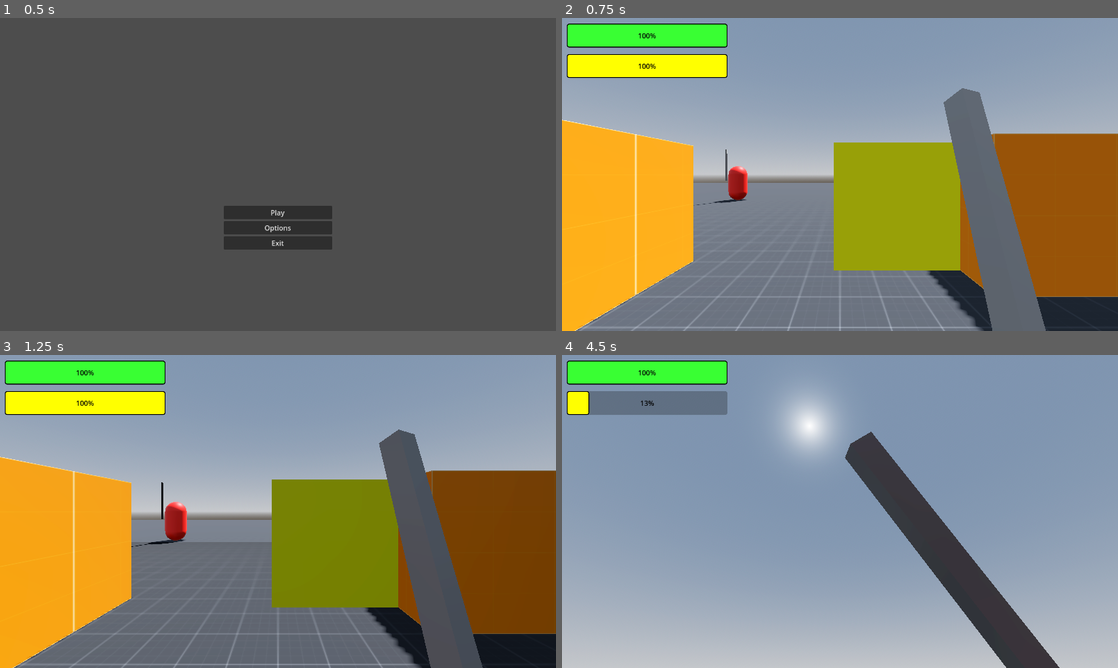
Above: before the commit, frames 1-4 (two rows, left to right).
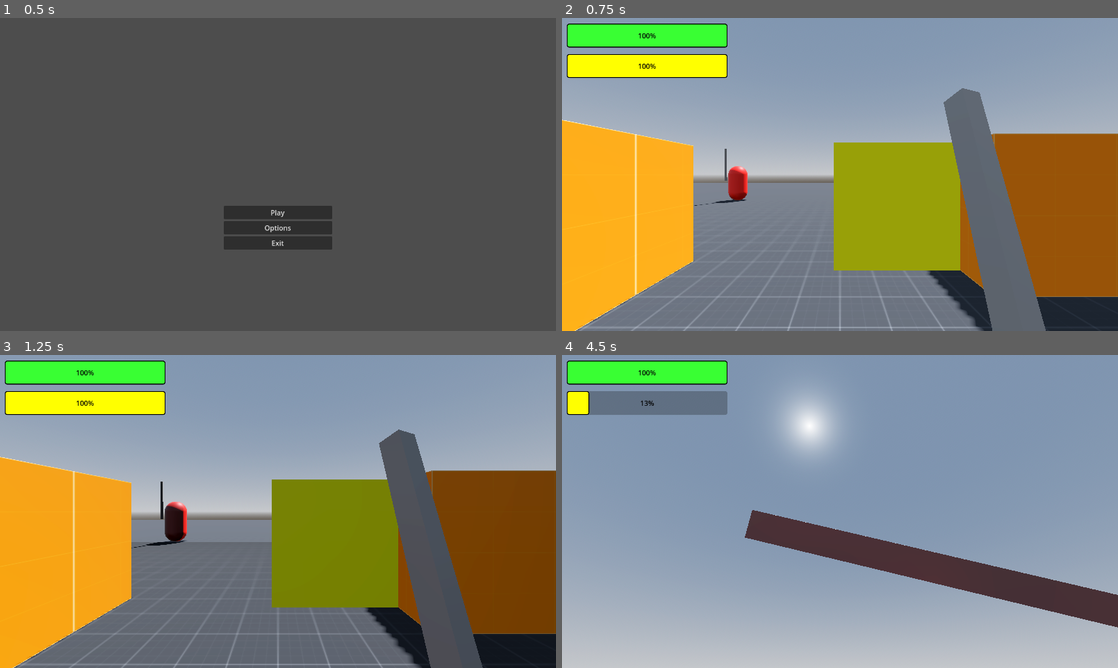
Above: after the commit, the same moments.

Repository: BlackOwlHU/ProjectParry
Game: Godot game, scene res://scenes/menu.tscn
The game is run twice, just before and just after one commit, with the same random seed, the same clock (stepped at 60 frames per second) and the same inputs.
Inputs (mouse positions are in pixels of both pictures, inside the frame that each line leads up to):
- Up to frame 1 (0.5 s): no input
- Up to frame 2 (0.75 s): click "Play" at 0.5 s
- Up to frame 3 (1.25 s): no input
- Up to frame 4 (4.5 s): tap Enter (ui_accept) at 1.25, 1.52, 2.27, 3.77 s; move the mouse to (867, 511) at 1.27 s; hold W (Forward) from 1.28 s (still down); click (867, 511) at 1.35 s; move the mouse to (812, 511) at 2.02 s; right-click (812, 511) at 2.1 s; move the mouse to (851, 505) at 2.77 s; hold Shift (Sprint) 2.78-3.53 s; move the mouse to (834, 517) at 3.52 s; click (834, 517) at 3.6 s; move the mouse to (878, 514) at 4.27 s; right-click (878, 514) at 4.35 s

Frame 1 is identical in both runs. In frame 2, less than 0.1% of the frame differs, in the area x 23-34%, y 41-60%; in frame 3, 0.5%; in frame 4, 11%, in the area x 32-100%, y 24-100%.

Commit message:
a0.14
Adjusted parry and added stunned animation but cannot recover from being stunned and still damages the player even after being stunned.

Diff:
--- a/characters/basic_sword_enemy.tscn
+++ b/characters/basic_sword_enemy.tscn
@@ -42,6 +42,30 @@
 tracks/1/interp = 1
 tracks/1/loop_wrap = true
 tracks/1/keys = {
+"times": PackedFloat32Array(0),
+"transitions": PackedFloat32Array(1),
+"update": 0,
+"values": [Vector3(0, 0, 0)]
+}
+tracks/2/type = "value"
+tracks/2/imported = false
+tracks/2/enabled = true
+tracks/2/path = NodePath("EnemyBody:position")
+tracks/2/interp = 1
+tracks/2/loop_wrap = true
+tracks/2/keys = {
+"times": PackedFloat32Array(0),
+"transitions": PackedFloat32Array(1),
+"update": 0,
+"values": [Vector3(0, 0, 0)]
+}
+tracks/3/type = "value"
+tracks/3/imported = false
+tracks/3/enabled = true
+tracks/3/path = NodePath("EnemyBody:rotation")
+tracks/3/interp = 1
+tracks/3/loop_wrap = true
+tracks/3/keys = {
 "times": PackedFloat32Array(0),
 "transitions": PackedFloat32Array(1),
 "update": 0,
@@ -78,6 +102,30 @@
 "transitions": PackedFloat32Array(1, 1, 1, 1, 1),
 "update": 0,
 "values": [Vector3(0, 0, 0), Vector3(0.0279883, 0.153043, -0.736338), Vector3(0.0829281, 0.631331, -1.11546), Vector3(0.0710313, 1.52161, -1.43778), Vector3(0.0710313, 2.13459, -1.43778)]
+}
+tracks/2/type = "value"
+tracks/2/imported = false
+tracks/2/enabled = true
+tracks/2/path = NodePath("EnemyBody:rotation")
+tracks/2/interp = 1
+tracks/2/loop_wrap = true
+tracks/2/keys = {
+"times": PackedFloat32Array(0),
+"transitions": PackedFloat32Array(1),
+"update": 0,
+"values": [Vector3(0, 0, 0)]
+}
+tracks/3/type = "value"
+tracks/3/imported = false
+tracks/3/enabled = true
+tracks/3/path = NodePath("EnemyBody:position")
+tracks/3/interp = 1
+tracks/3/loop_wrap = true
+tracks/3/keys = {
+"times": PackedFloat32Array(0),
+"transitions": PackedFloat32Array(1),
+"update": 0,
+"values": [Vector3(0, 0, 0)]
 }
 
 [sub_resource type="AnimationLibrary" id="AnimationLibrary_pv8xj"]
@@ -112,9 +160,86 @@
 "update": 0,
 "values": [Vector3(0, 0, 0), Vector3(-0.108874, 0, 0), Vector3(-0.0149342, 0, 0), Vector3(-0.0888344, 0, 0), Vector3(0, 0, 0)]
 }
+tracks/2/type = "value"
+tracks/2/imported = false
+tracks/2/enabled = true
+tracks/2/path = NodePath("EnemyBody:position")
+tracks/2/interp = 1
+tracks/2/loop_wrap = true
+tracks/2/keys = {
+"times": PackedFloat32Array(0),
+"transitions": PackedFloat32Array(1),
+"update": 0,
+"values": [Vector3(0, 0, 0)]
+}
+tracks/3/type = "value"
+tracks/3/imported = false
+tracks/3/enabled = true
+tracks/3/path = NodePath("EnemyBody:rotation")
+tracks/3/interp = 1
+tracks/3/loop_wrap = true
+tracks/3/keys = {
+"times": PackedFloat32Array(0),
+"transitions": PackedFloat32Array(1),
+"update": 0,
+"values": [Vector3(0, 0, 0)]
+}
+
+[sub_resource type="Animation" id="Animation_fdevd"]
+resource_name = "Stunned"
+length = 4.0
+tracks/0/type = "value"
+tracks/0/imported = false
+tracks/0/enabled = true
+tracks/0/path = NodePath("Right_Arm/Sword:position")
+tracks/0/interp = 1
+tracks/0/loop_wrap = true
+tracks/0/keys = {
+"times": PackedFloat32Array(0, 0.133333, 0.3, 0.4),
+"transitions": PackedFloat32Array(1, 1, 1, 1),
+"update": 0,
+"values": [Vector3(0.597335, 1.01587, -0.424653), Vector3(0.597335, 1.01587, -0.508693), Vector3(0.597335, 1.01587, -0.569796), Vector3(0.597335, -0.0854303, -0.669254)]
+}
+tracks/1/type = "value"
+tracks/1/imported = false
+tracks/1/enabled = true
+tracks/1/path = NodePath("Right_Arm/Sword:rotation")
+tracks/1/interp = 1
+tracks/1/loop_wrap = true
+tracks/1/keys = {
+"times": PackedFloat32Array(0, 0.133333, 0.3, 0.4),
+"transitions": PackedFloat32Array(1, 1, 1, 1),
+"update": 0,
+"values": [Vector3(0, 0, 0), Vector3(-0.659385, 0, 0), Vector3(-1.98699, 0, 0), Vector3(-2.88089, 0, 0)]
+}
+tracks/2/type = "value"
+tracks/2/imported = false
+tracks/2/enabled = true
+tracks/2/path = NodePath("EnemyBody:position")
+tracks/2/interp = 1
+tracks/2/loop_wrap = true
+tracks/2/keys = {
+"times": PackedFloat32Array(0.2, 0.4),
+"transitions": PackedFloat32Array(1, 1),
+"update": 0,
+"values": [Vector3(0, 0, 0), Vector3(0, 0, 0)]
+}
+tracks/3/type = "value"
+tracks/3/imported = false
+tracks/3/enabled = true
+tracks/3/path = NodePath("EnemyBody:rotation")
+tracks/3/interp = 1
+tracks/3/loop_wrap = true
+tracks/3/keys = {
+"times": PackedFloat32Array(0.2, 0.4),
+"transitions": PackedFloat32Array(1, 1),
+"update": 0,
+"values": [Vector3(-0.223193, 0, 0), Vector3(-0.822137, 0, 0)]
+}
 
 [sub_resource type="AnimationLibrary" id="AnimationLibrary_7mteq"]
 _data = {
+"Stunned": SubResource("Animation_fdevd"),
 "idle": SubResource("Animation_l0lfs")
 }
 
@@ -143,6 +268,7 @@
 shape = SubResource("CapsuleShape3D_ulxrb")
 
 [node name="EnemyBody" type="MeshInstance3D" parent="."]
+transform = Transform3D(1, 0, 0, 0, 1, 0, 0, 0, 1, 0, 0, 0)
 mesh = SubResource("CapsuleMesh_7d5yk")
 
 [node name="Right_Arm" type="Node3D" parent="."]
--- a/characters/player.gd
+++ b/characters/player.gd
@@ -133,6 +133,7 @@
 		weapon_hitbox.monitoring = false
 		hitbox_collision.disabled = true
 	if anim_name == "parry":
+		parry_on = false
 		anim_player.play("idle")
 		weapon_hitbox.monitoring = false
 		hitbox_collision.disabled = true
@@ -141,6 +142,5 @@
 	if parry_on:
 		stamina_current += 10
 		get_tree().call_group("enemy", "get_stunned", parry_on)
-		parry_on = false
 		return
 	player_health -= damage
--- a/characters/player.tscn
+++ b/characters/player.tscn
@@ -144,7 +144,7 @@
 
 [sub_resource type="Animation" id="Animation_pmpcu"]
 resource_name = "block"
-length = 0.3333
+length = 0.25
 tracks/0/type = "value"
 tracks/0/imported = false
 tracks/0/enabled = true
@@ -152,7 +152,7 @@
 tracks/0/interp = 1
 tracks/0/loop_wrap = true
 tracks/0/keys = {
-"times": PackedFloat32Array(0, 0.1, 0.2, 0.266667, 0.333333),
+"times": PackedFloat32Array(0, 0.033333, 0.114326, 0.180993, 0.247659),
 "transitions": PackedFloat32Array(1, 1, 1, 1, 1),
 "update": 0,
 "values": [Vector3(0.567922, -0.276739, -0.428297), Vector3(0.482541, -0.276739, -0.428297), Vector3(0.308354, -0.191545, -0.428297), Vector3(0.40082, -0.191545, -0.576895), Vector3(0.40082, -0.191545, -0.576895)]
@@ -164,7 +164,7 @@
 tracks/1/interp = 1
 tracks/1/loop_wrap = true
 tracks/1/keys = {
-"times": PackedFloat32Array(0, 0.1, 0.2, 0.266667, 0.333333),
+"times": PackedFloat32Array(0, 0.033333, 0.114326, 0.180993, 0.247659),
 "transitions": PackedFloat32Array(1, 1, 1, 1, 1),
 "update": 0,
 "values": [Vector3(-0.28695, 0.335323, -0.0587942), Vector3(-0.278295, 0.224927, 0.452524), Vector3(-0.0988559, -0.0275455, 1.34656), Vector3(-0.0988559, -0.210718, 1.34656), Vector3(-0.0988559, -0.210718, 1.34656)]
--- a/scripts/basic_sword_enemy.gd
+++ b/scripts/basic_sword_enemy.gd
@@ -2,6 +2,7 @@
 #hours i have spend to fix this: 11
 @export var Enemy_Damage = 10
 var ai = true
+var is_attack_on : bool = false
 @onready var nav_agent: NavigationAgent3D = $NavigationAgent3D
 @export var SPEED = 4.0
 @onready var player = get_tree().get_first_node_in_group("Player")
@@ -22,6 +23,7 @@
 
 func _ready():
 	anim_player.play("Enemy Movements/idle")
+	_on_timer_timeout()
 	#nav_agent.path_changed.connect(func():print("path changed"))
 	#call_deferred("actor_setup")
 #
@@ -32,7 +34,9 @@
 func _physics_process(_delta: float) -> void:
 	if timer.wait_time == 4 and timer.is_stopped():
 			ai = true
+			is_attack_on = false
 			timer.wait_time = 0.1
+			timer.autostart = true
 			timer.start()
 
 	if ai:
@@ -57,6 +61,7 @@
 	if ai:
 		timer.wait_time = 0.1
 		update_target_location()
+		timer.autostart = true
 		timer.start()
 
 func _on_navigation_agent_3d_target_reached() -> void:
@@ -92,8 +97,9 @@
 func _on_between_attacks_timeout() -> void:
 	$Right_Arm/Sword/SwordArea.set_deferred("monitorable", true)
 	SwordCollison.set_deferred("disabled", false)
-	if is_enemy_in_range:
+	if is_enemy_in_range and ai:
 		anim_player.play("Enemy Attacks/simple attack")
+		is_attack_on = true
 
 func _on_animation_player_animation_finished(anim_name: StringName) -> void:
 	if anim_name == "Enemy Attacks/simple attack":
@@ -104,6 +110,7 @@
 		get_tree().call_group("Player", "get_damage", Enemy_Damage)
 		SwordCollison.set_deferred("disabled", true)
 		$Right_Arm/Sword/SwordArea.set_deferred("monitorable", false)
+		is_attack_on = false
 
 func _on_navigation_agent_3d_velocity_computed(safe_velocity: Vector3) -> void:
 	if ai:
@@ -111,7 +118,10 @@
 		move_and_slide()
 
 func get_stunned(parry_on):
-	timer.wait_time = 4
-	timer.start()
-	if parry_on:
+	if is_attack_on and parry_on:
+		parry_on = false
+		timer.autostart = false
+		timer.wait_time = 4
+		timer.start()
 		ai = false
+		anim_player.play("Enemy Movements/Stunned")
Not shown: 1 places in characters/basic_sword_enemy.tscn that only renumber resources
